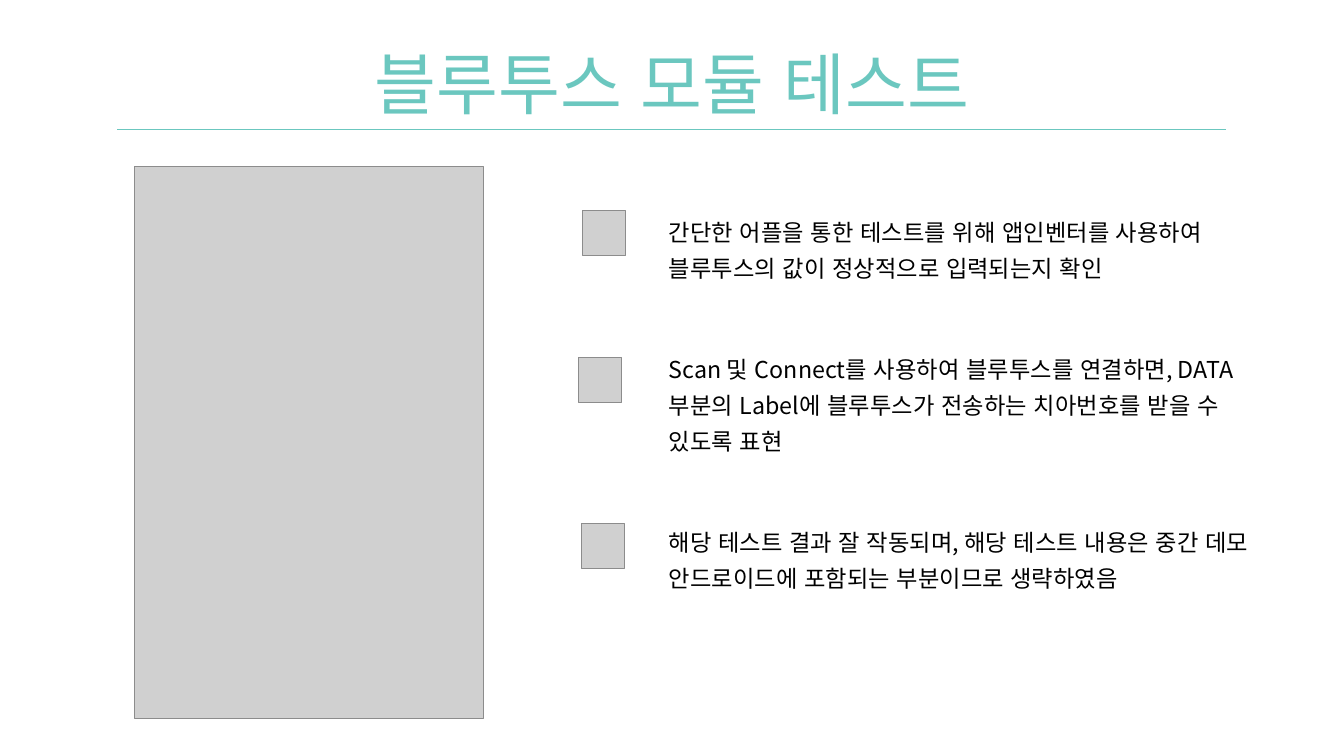
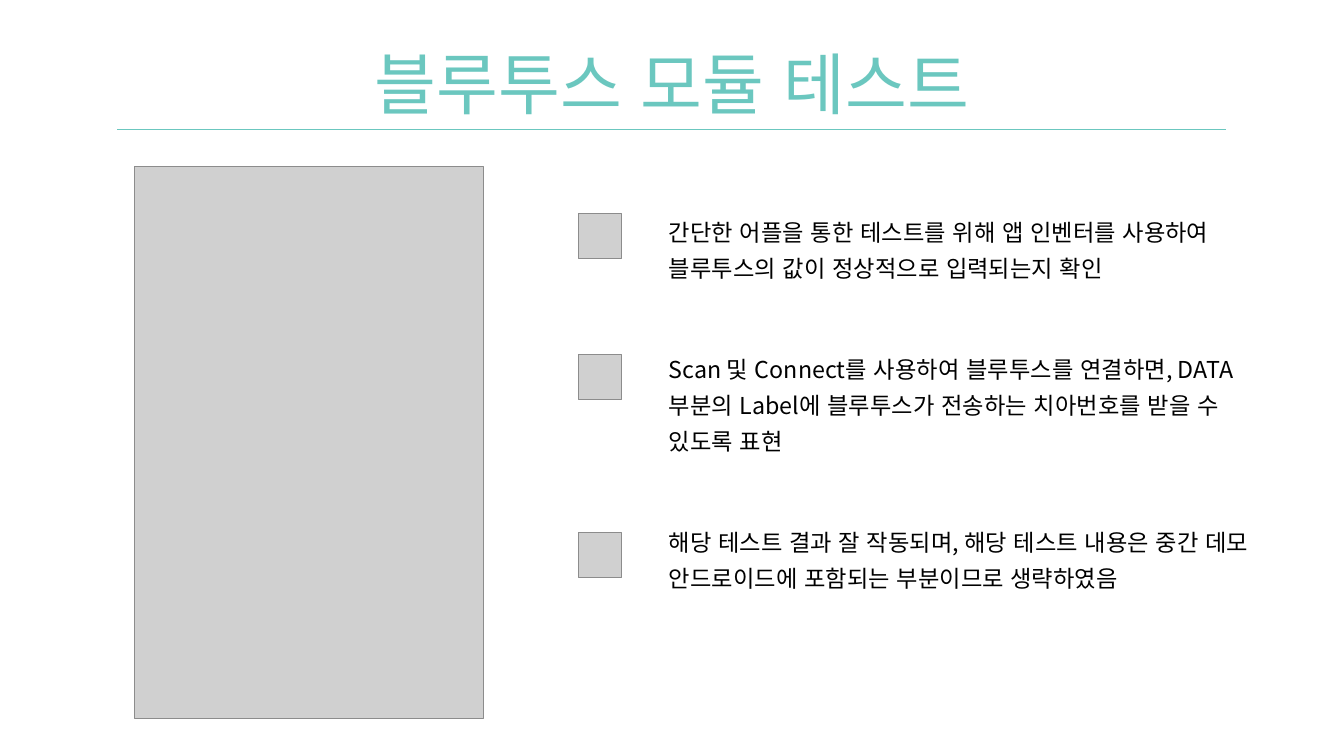
Before and after one commit to Team-Achi/Docs, a slide deck: slide 10 of PPT/캡스톤디자인_9주차_중간데모_발표자료_5조.pptx. Drawn at 1344x756 pixels with LibreOffice and Linux fonts; fonts in the diff are those of the drawing; grey boxes stand for pictures; background and template pictures are left out. Boxes give left, top, right and bottom in pixels: in the first picture for what was removed or moved away, otherwise in the second. Text is boxed around its words. In the diff, an @@ line names an element or a change of style, - is before the commit and + after.

```diff
--- a/PPT/캡스톤디자인_9주차_중간데모_발표자료_5조.pptx
+++ b/PPT/캡스톤디자인_9주차_중간데모_발표자료_5조.pptx
@@ picture: place and size @@
-picture at <box>583,211,626,256</box>
+picture at <box>579,214,622,259</box>
@@ text at <box>669,221,1209,279</box>: spaces changed @@
-• 간단한 어플을 통한 테스트를 위해 앱인벤터를 사용하여 블루투스의 값이 정상적으로 입력되는지 확인
+• 간단한 어플을 통한 테스트를 위해 앱 인벤터를 사용하여 블루투스의 값이 정상적으로 입력되는지 확인
@@ picture: place and size @@
-picture at <box>582,523,625,569</box>
+picture at <box>579,533,622,579</box>
```
Also in this commit, not shown: 3 other slides changed.
